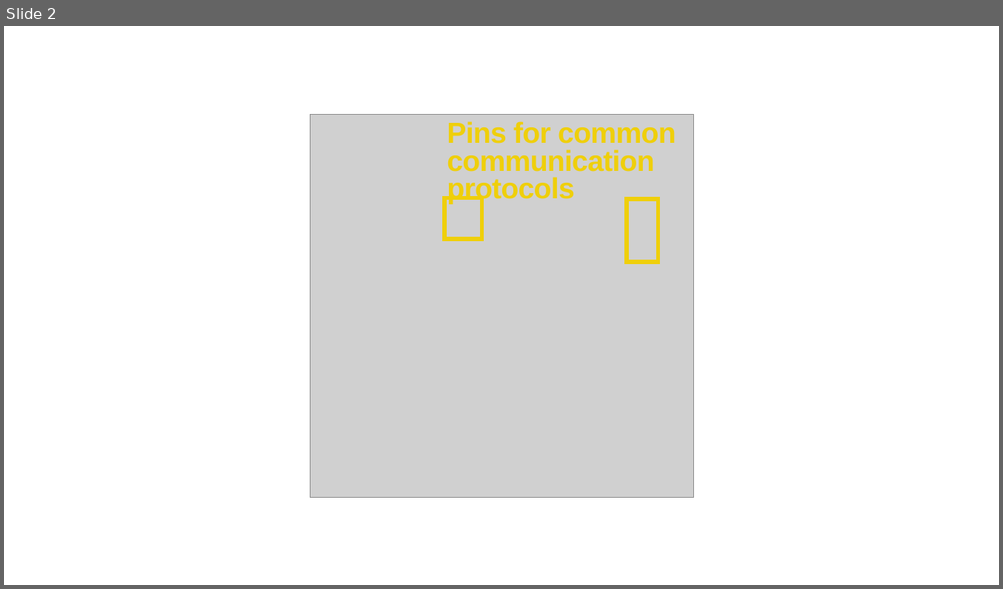
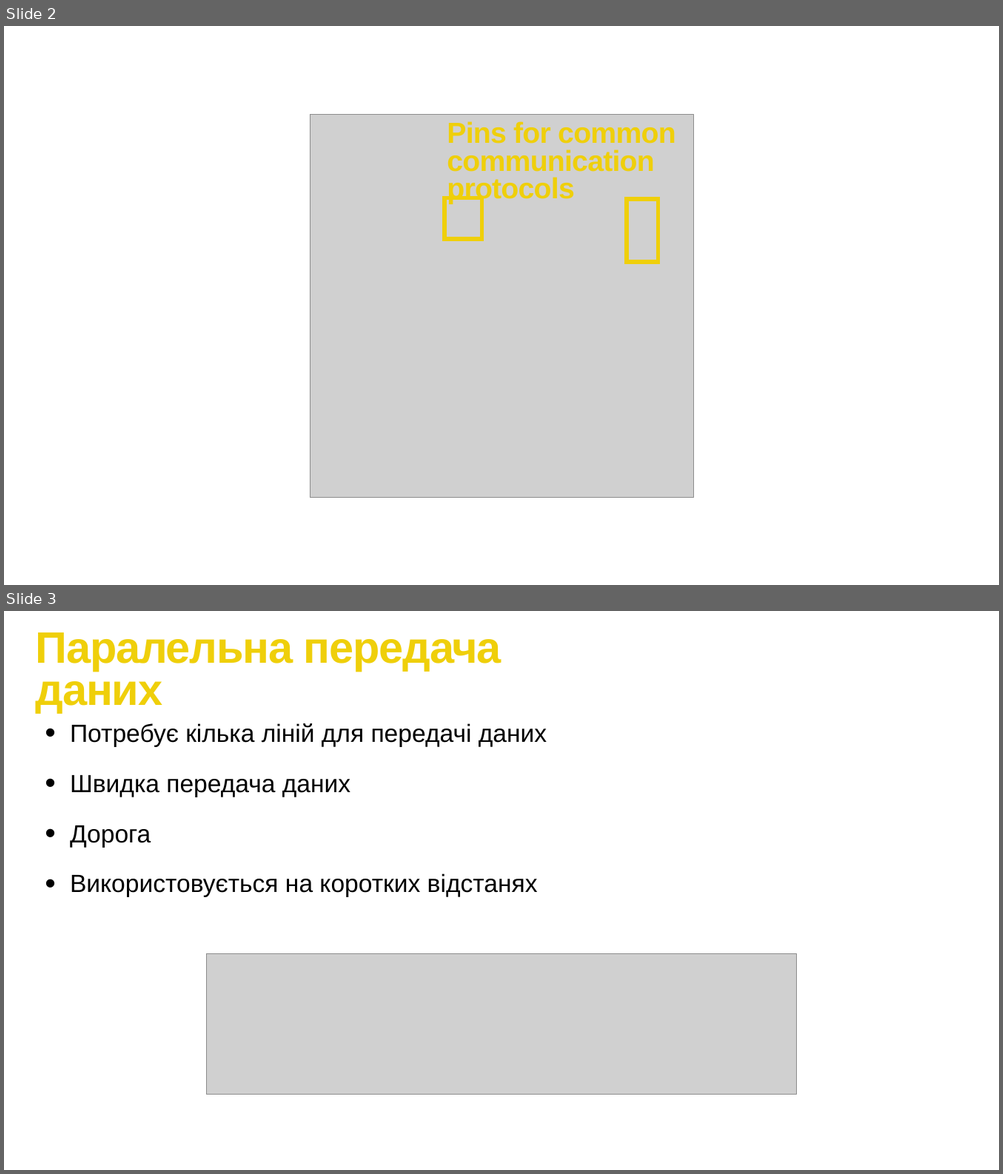
Before and after one commit to bohdanhlovatskyi/SummerCampPOC, a slide deck: Lesson 3/Lesson_3.pptx. Shown one above the other, each under a label of ours: slide 2 before the commit, slides 2 and 3 after it. The pictures are 1003x589 and 1003x1174 pixels, drawn with LibreOffice and Linux fonts; fonts in the diff are those of the drawing; grey boxes stand for pictures. Boxes give left, top, right and bottom in pixels: in the first picture for what was removed or moved away, otherwise in the second. Text is boxed around its words. In the diff, an @@ line names an element or a change of style, - is before the commit and + after.

```diff
--- a/Lesson 3/Lesson_3.pptx
+++ b/Lesson 3/Lesson_3.pptx
@@ slide 3 added at (4,611,999,1170), background #FFFFFF @@
@@ text added at (36,632,501,712), 85 pt, text #EFCF0A, bold @@
+Паралельна передача даних
@@ text added at (70,723,546,897), 48 pt, text #000000 @@
+• Потребує кілька ліній для передачі даних
+• Швидка передача даних
+• Дорога
+• Використовується на коротких відстанях
@@ picture added at (207,954,796,1094) @@
```
Also in this commit, not shown: 1 slide changed, 12 other slides added, 6 slides removed, 4 other files.
